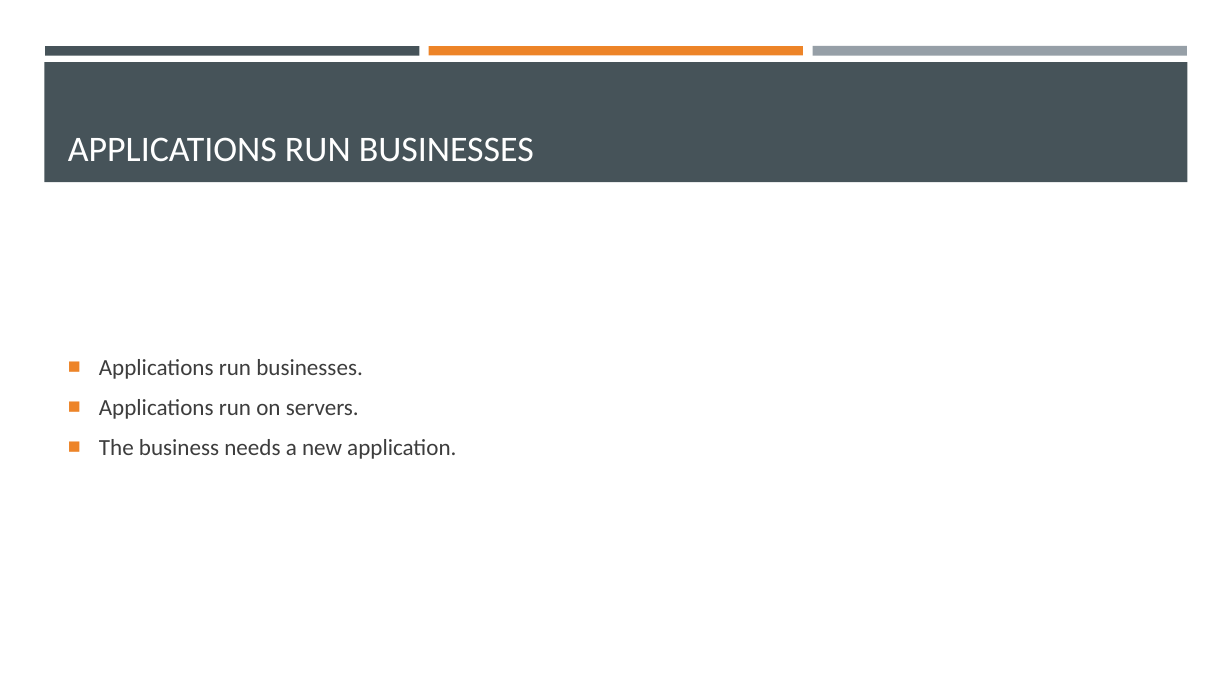
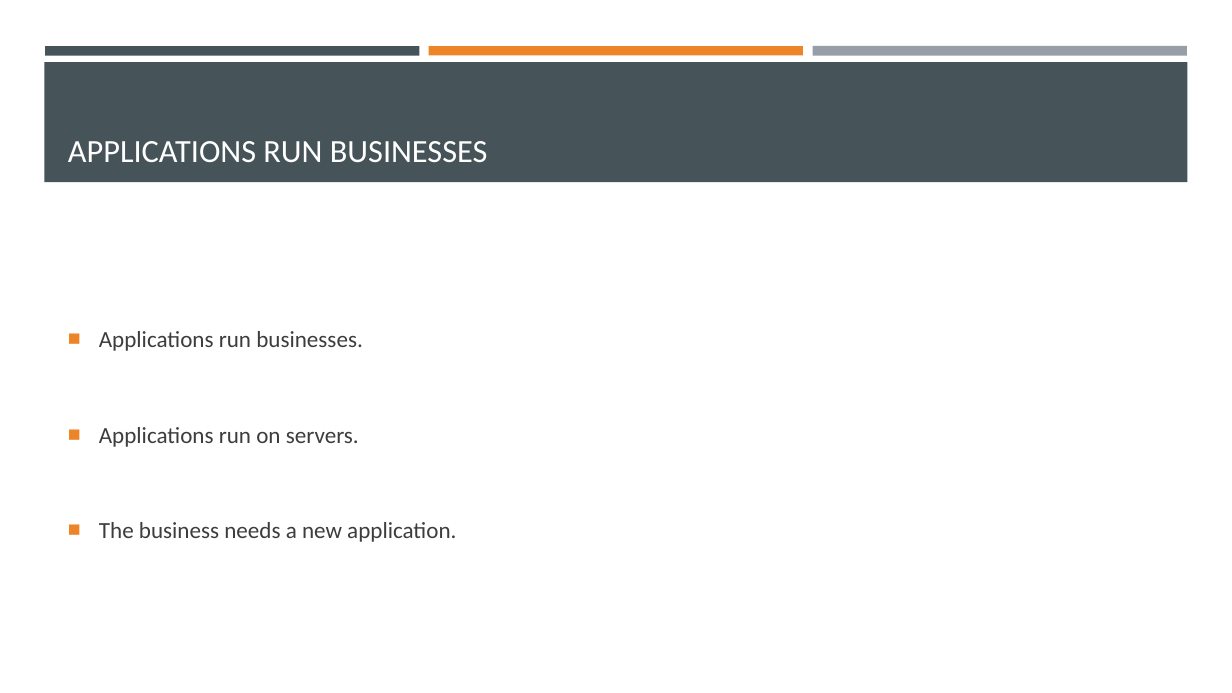
Before and after one commit to EnterpriseProductsLP/introduction-to-docker, a slide deck: slide 7 of presentation/presentation.pptx. Drawn at 1232x693 pixels with LibreOffice and Linux fonts; fonts in the diff are those of the drawing. Boxes give left, top, right and bottom in pixels: in the first picture for what was removed or moved away, otherwise in the second. Text is boxed around its words. In the diff, an @@ line names an element or a change of style, - is before the commit and + after.

```diff
--- a/presentation/presentation.pptx
+++ b/presentation/presentation.pptx
@@ title "APPLICATIONS RUN BUSINESSES" at <box>68,141,488,162</box>: size 28 to 25.2 pt; line spacing 1 to 3 @@
@@ text "Applications run businesses." at <box>99,331,456,542</box>: line spacing 1 to 3 @@
```
Also in this commit, not shown: 6 other slides changed, 5 slides added.
